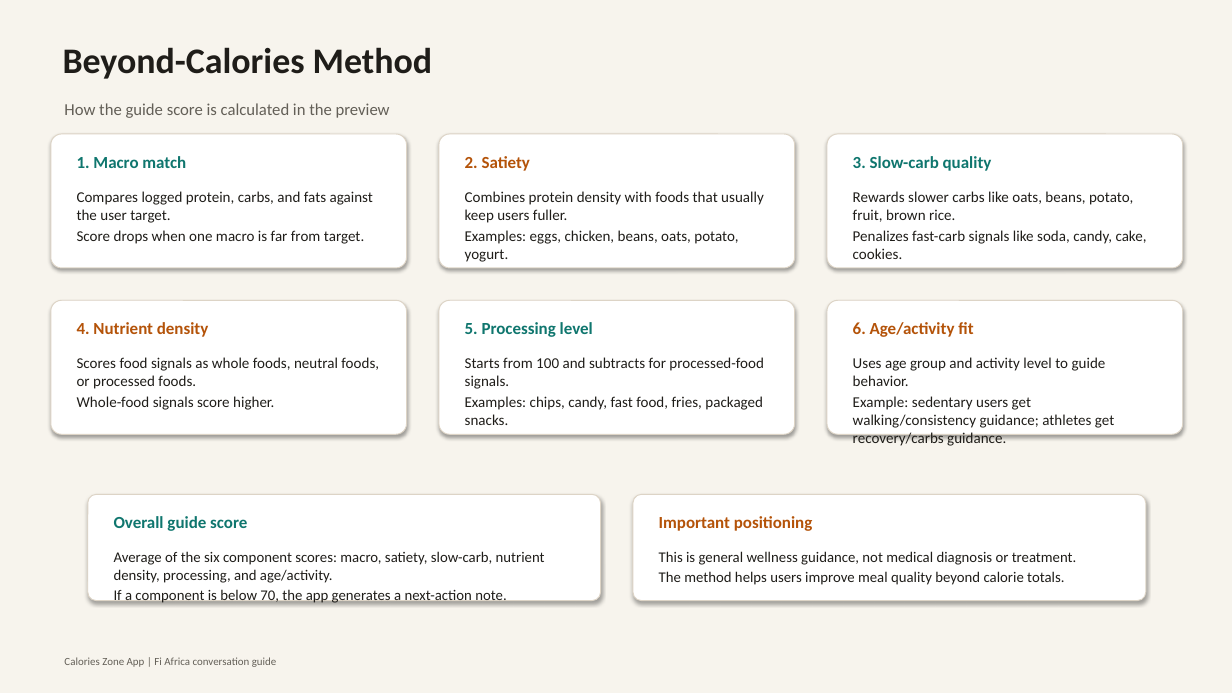
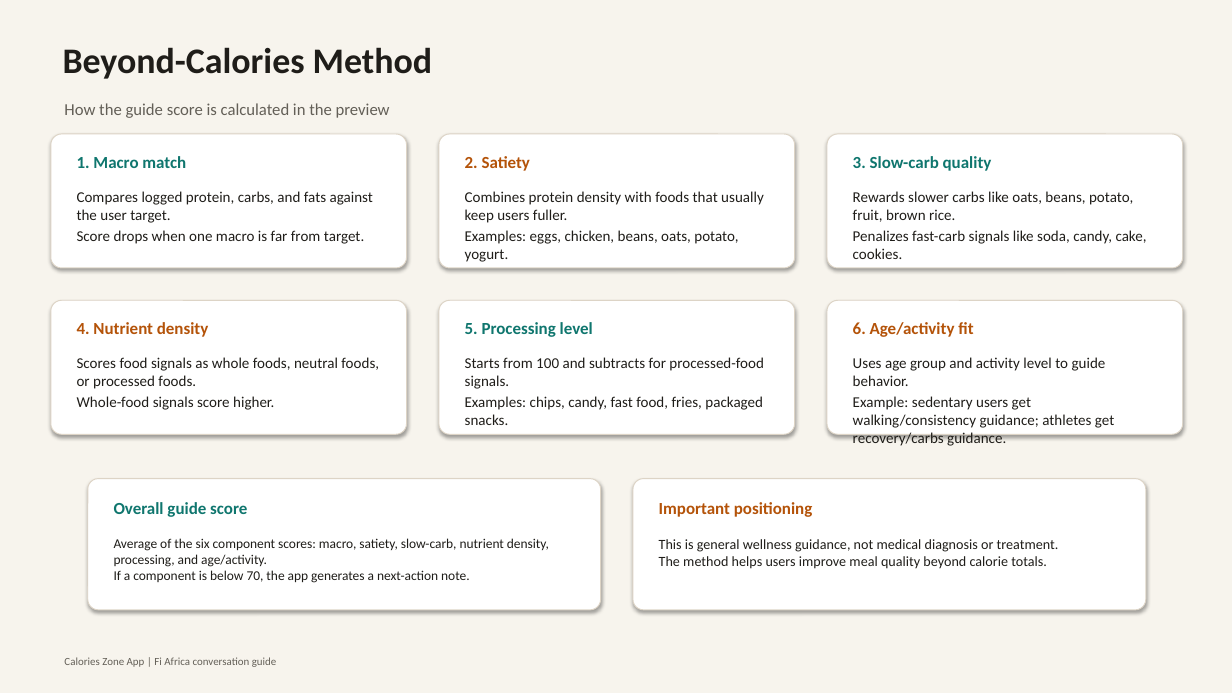
Before and after one commit to zoma00/Fi-Africa-demos, a slide deck: slide 12 of presentations/calories_zone_conversation_deck.pptx. Drawn at 1232x693 pixels with LibreOffice and Linux fonts; fonts in the diff are those of the drawing. Boxes give left, top, right and bottom in pixels: in the first picture for what was removed or moved away, otherwise in the second. Text is boxed around its words. In the diff, an @@ line names an element or a change of style, - is before the commit and + after.

```diff
--- a/presentations/calories_zone_conversation_deck.pptx
+++ b/presentations/calories_zone_conversation_deck.pptx
@@ rounded rectangle: place and size @@
-rounded rectangle at [88,494,601,601]
+rounded rectangle at [88,479,601,610]
@@ rounded rectangle: place and size @@
-rounded rectangle at [633,494,1146,601]
+rounded rectangle at [633,479,1146,610]
@@ text "Overall guide score": place and size @@
-text "Overall guide score" at [114,516,247,531]
+text "Overall guide score" at [114,502,247,517]
@@ text "Important positioning": place and size @@
-text "Important positioning" at [659,516,812,531]
+text "Important positioning" at [659,502,812,517]
@@ text "Average of the six component ...": place and size @@
-text "Average of the six component ..." at [114,551,545,603]
+text "Average of the six component ..." at [114,538,549,583]
@@ text "Average of the six component ..." at [114,538,549,583]: size 11.5 to 10.5 pt; less space between paragraphs @@
@@ text "This is general wellness guidance, ...": place and size @@
-text "This is general wellness guidance, ..." at [659,551,1077,585]
+text "This is general wellness guidance, ..." at [659,539,1059,569]
@@ text "This is general wellness guidance, ..." at [659,539,1059,569]: size 11.5 to 11 pt; less space between paragraphs @@
```
Also in this commit, not shown: 3 other files.
